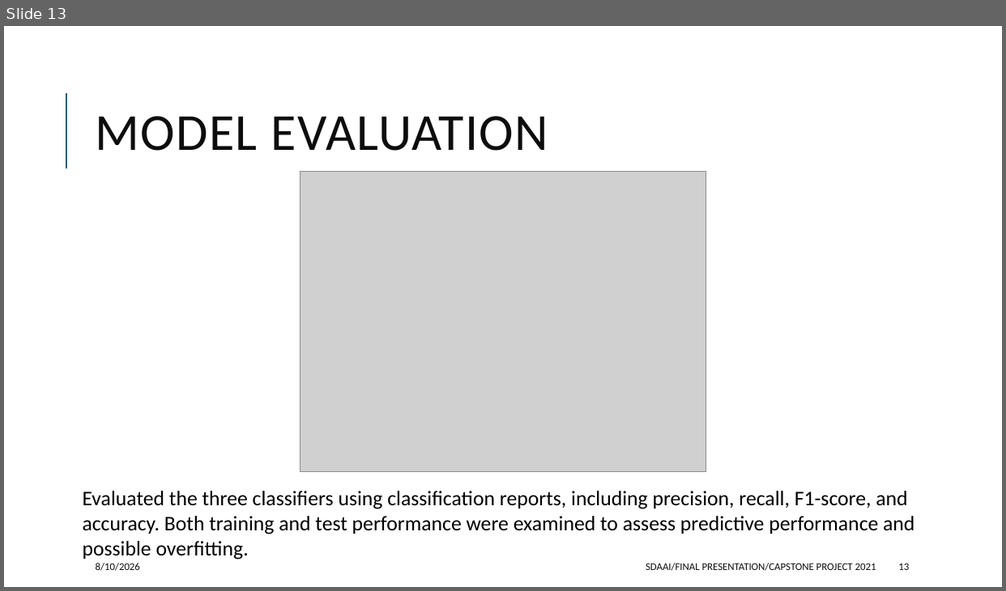
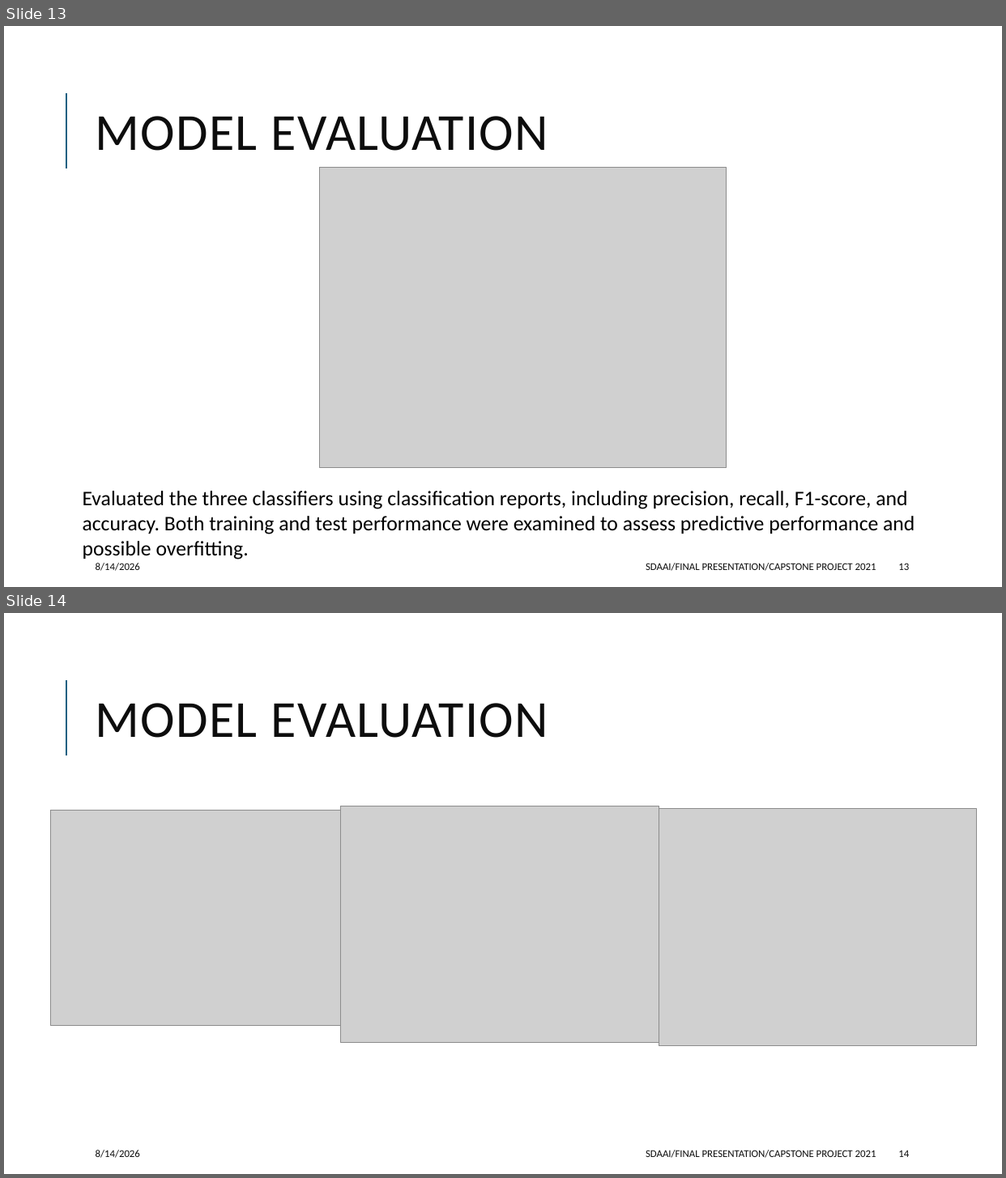
Before and after one commit to jeffwongqy/Streamlit-Based-Diabetes-Risk-Classification-Using-Machine-Learning, a slide deck: final_presentation.pptx. Shown one above the other, each under a label of ours: slide 13 before the commit, slides 13 and 14 after it. The pictures are 1006x591 and 1006x1178 pixels, drawn with LibreOffice and Linux fonts; fonts in the diff are those of the drawing; grey boxes stand for pictures. Boxes give left, top, right and bottom in pixels: in the first picture for what was removed or moved away, otherwise in the second. Text is boxed around its words. In the diff, an @@ line names an element or a change of style, - is before the commit and + after.

```diff
--- a/final_presentation.pptx
+++ b/final_presentation.pptx
@@ slide 14 added at (x1=4, y1=613, x2=1002, y2=1174), background #FFFFFF; not listed: 1 template element that a slide beside it also shows @@
@@ title added at (x1=96, y1=703, x2=548, y2=738), 50 pt, text #0D0D0D @@
+MODEL EVALUATION
@@ picture added at (x1=341, y1=806, x2=659, y2=1043) @@
@@ picture added at (x1=50, y1=811, x2=342, y2=1026) @@
@@ picture added at (x1=659, y1=809, x2=978, y2=1046) @@
@@ text added at (x1=96, y1=1150, x2=140, y2=1158), 10 pt, text #0D0D0D @@
+8/14/2026
@@ text added at (x1=646, y1=1150, x2=876, y2=1158), 10 pt, text #0D0D0D @@
+SDAAI/FINAL PRESENTATION/CAPSTONE PROJECT 2021
@@ page number added at (x1=898, y1=1150, x2=909, y2=1157), 10 pt, text #0D0D0D @@
+14
@@ slide 13 changed as well @@
@@ picture moved from (x1=300, y1=171, x2=706, y2=472) to (x1=320, y1=168, x2=727, y2=468) @@
@@ text at (x1=96, y1=563, x2=140, y2=571): text changed @@
-8/10/2026
+8/14/2026
```
Also in this commit, not shown: 14 other slides changed, 3 other slides added, 2 other files.
